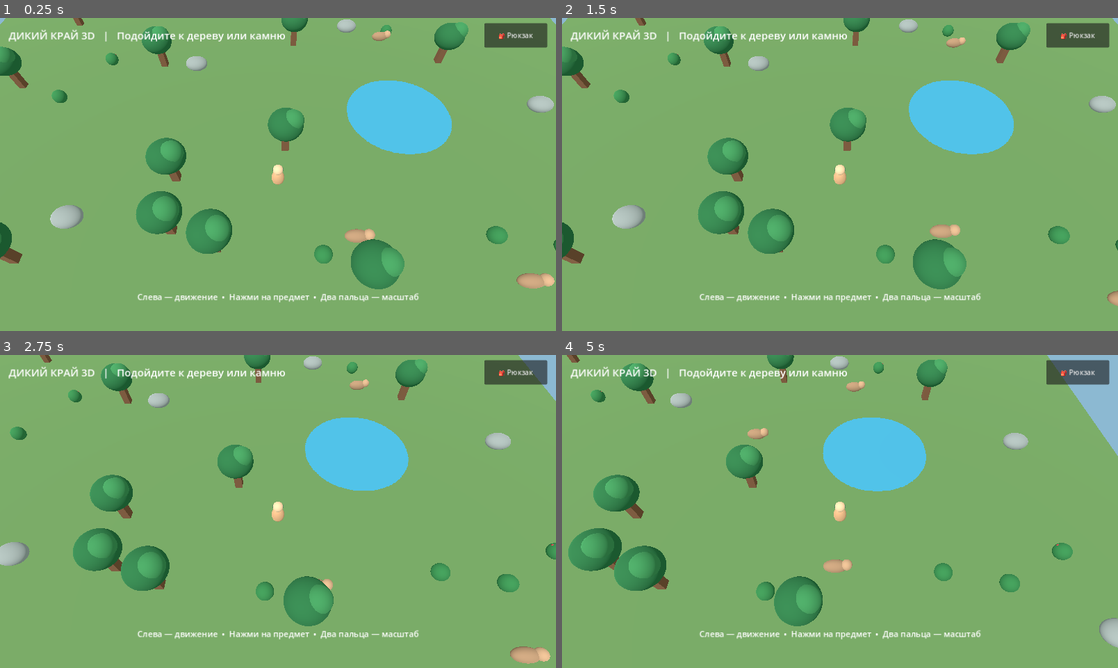
Above: before the commit, frames 1-4 (two rows, left to right).
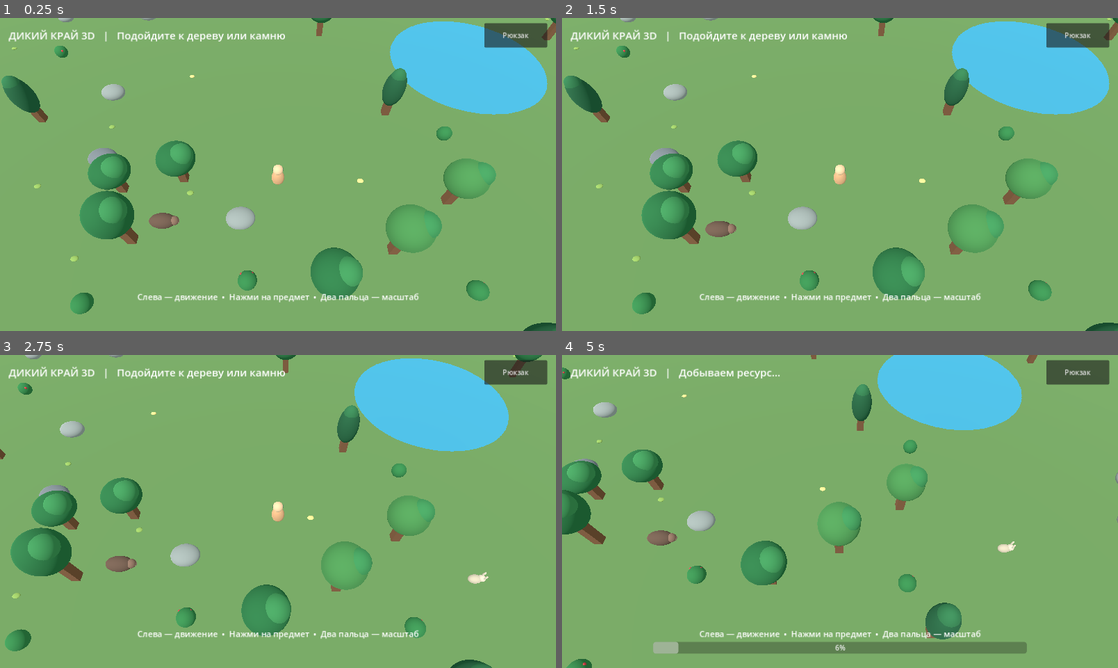
Above: after the commit, the same moments.

Repository: hjz2tz7cgv-ctrl/DikiyKrayGodot
Game: Godot game, scene res://scenes/main.tscn
Two runs of this game, one before a commit and one after it. Both use one fixed random seed, a clock stepped at 60 frames per second and the inputs below.
Inputs (mouse positions are in pixels of both pictures, inside the frame that each line leads up to):
- Up to frame 1 (0.25 s): no input
- Up to frame 2 (1.5 s): click "🎒 Рюкзак" (after the commit: "Рюкзак") at 0.5 s; click "Закрыть" at 1.25 s
- Up to frame 3 (2.75 s): move the mouse to (400, 495) at 2.02 s; hold Right (ui_right) from 2.03 s (still down); click (400, 495) at 2.17 s
- Up to frame 4 (5 s): release Right (ui_right) at 2.75 s; drag from (728, 527) to (812, 574) at 2.77 s; move the mouse to (895, 442) at 3.52 s; hold Right (ui_right) 3.53-4.25 s; drag from (812, 574) to (673, 464) at 4.27 s

The runs differ from the first frame. In frame 1, 25% of the frame differs, in the area x 0-100%, y 0-100%; in frame 2, 24%; in frame 3, 24%; in frame 4, 27%.

Commit message:
Add files via upload

Diff:
--- a/scripts/main.gd
+++ b/scripts/main.gd
@@ -3,9 +3,9 @@
 # Дикий край — самодостаточный Godot 4 3D прототип для Web/iPhone.
 const WALK_SPEED := 5.0
 const PLAYER_RADIUS := 0.48
-const LAKE_CENTER := Vector2(10.0, -7.0)
-const LAKE_RADIUS := 7.0
-const WORLD_LIMIT := 27.0
+const LAKE_CENTER := Vector2(18.0, -14.0)
+const LAKE_RADIUS := 9.0
+const WORLD_LIMIT := 64.0
 
 var player: CharacterBody3D
 var camera: Camera3D
@@ -15,6 +15,7 @@
 var resources: Array[Dictionary] = []
 var drops: Array[Dictionary] = []
 var animals: Array[Dictionary] = []
+var scenery: Array[Node3D] = []
 var inventory := {"wood": 0, "stone": 0, "berry": 0}
 var target_resource := -1
 var mining_progress := 0.0
@@ -47,6 +48,7 @@
     _create_player()
     _create_camera()
     _create_resources()
+    _create_scenery()
     _create_animals()
     _create_ui()
     _update_ui()
@@ -80,7 +82,7 @@
     return mi
 
 func _create_world() -> void:
-    _mesh_box(self, Vector3(60, 0.3, 60), Vector3(0, -0.2, 0), Color("628a51"))
+    _mesh_box(self, Vector3(132, 0.3, 132), Vector3(0, -0.2, 0), Color("628a51"))
     var water := _mesh_sphere(self, LAKE_RADIUS, Vector3(LAKE_CENTER.x, -0.15, LAKE_CENTER.y), Color("3d9dc0"), Vector3(1.0, 0.018, 1.0))
     water.name = "Lake"
     var sun := DirectionalLight3D.new()
@@ -139,14 +141,18 @@
             return false
     return true
 
+func _random_land_pos(edge: float = 59.0) -> Vector2:
+    return Vector2(rng.randf_range(-edge, edge), rng.randf_range(-edge, edge))
+
 func _create_resources() -> void:
-    for i in range(30):
-        var kind := "tree" if i < 19 else "rock"
+    # Больше ресурсов, но без тяжёлых импортированных моделей.
+    for i in range(112):
+        var kind := "tree" if i < 72 else "rock"
         var radius := 0.85 if kind == "tree" else 0.7
         var pos := Vector2.ZERO
         var found := false
-        for attempt in range(80):
-            pos = Vector2(rng.randf_range(-24, 24), rng.randf_range(-24, 24))
+        for attempt in range(90):
+            pos = _random_land_pos()
             if _can_place(pos, radius):
                 found = true
                 break
@@ -156,15 +162,22 @@
         node.position = Vector3(pos.x, 0, pos.y)
         add_child(node)
         if kind == "tree":
-            _mesh_box(node, Vector3(0.55, 2.2, 0.55), Vector3(0, 1.1, 0), Color("765238"))
-            _mesh_sphere(node, 1.25, Vector3(0, 2.55, 0), Color("286e3f"), Vector3(1, 0.85, 1))
-            _mesh_sphere(node, 0.75, Vector3(0.5, 3.05, 0.1), Color("3a8850"))
+            var tall := rng.randf_range(0.85, 1.4)
+            var pine := i % 4 == 0
+            _mesh_box(node, Vector3(0.55, 2.2 * tall, 0.55), Vector3(0, 1.1 * tall, 0), Color("765238"))
+            if pine:
+                _mesh_sphere(node, 1.0, Vector3(0, 2.5 * tall, 0), Color("245e3d"), Vector3(0.8, 1.55 * tall, 0.8))
+                _mesh_sphere(node, 0.73, Vector3(0, 3.35 * tall, 0), Color("307449"), Vector3(0.8, 1.15, 0.8))
+            else:
+                _mesh_sphere(node, 1.25, Vector3(0, 2.55 * tall, 0), Color("286e3f") if i % 3 else Color("47894b"), Vector3(1, 0.85 * tall, 1))
+                _mesh_sphere(node, 0.75, Vector3(0.5, 3.05 * tall, 0.1), Color("3a8850"))
         else:
-            _mesh_sphere(node, 0.88, Vector3(0, 0.55, 0), Color("929c9a"), Vector3(1.1, 0.65, 0.9))
+            var rock_color := Color("929c9a") if i % 3 else Color("777f86")
+            _mesh_sphere(node, rng.randf_range(0.65, 1.05), Vector3(0, 0.55, 0), rock_color, Vector3(1.1, 0.65, 0.9))
         obstacles.append({"pos": pos, "radius": radius, "node": node})
         resources.append({"kind": kind, "pos": pos, "node": node, "duration": 2.4 if kind == "tree" else 3.4, "alive": true})
-    for i in range(13):
-        var pos := Vector2(rng.randf_range(-23, 23), rng.randf_range(-23, 23))
+    for i in range(48):
+        var pos := _random_land_pos()
         if not _can_place(pos, 0.4):
             continue
         var bush := Node3D.new()
@@ -175,17 +188,50 @@
             _mesh_sphere(bush, 0.1, Vector3(rng.randf_range(-0.35, 0.35), 0.65, rng.randf_range(-0.35, 0.35)), Color("c64248"))
         resources.append({"kind": "berry", "pos": pos, "node": bush, "duration": 1.3, "alive": true})
 
+func _create_scenery() -> void:
+    # Небольшие декоративные поляны и цветы, не блокирующие движение.
+    for i in range(95):
+        var pos := _random_land_pos()
+        if _is_lake(pos, 0.5) or pos.length() < 3.0:
+            continue
+        var tuft := Node3D.new()
+        tuft.position = Vector3(pos.x, 0, pos.y)
+        add_child(tuft)
+        var color := Color("8baf58") if i % 4 else Color("e2cf83")
+        _mesh_sphere(tuft, 0.23, Vector3(0, 0.12, 0), color, Vector3(1.0, 0.4, 0.8))
+        scenery.append(tuft)
+
 func _create_animals() -> void:
-    for i in range(5):
-        var pos := Vector2(rng.randf_range(-19, 19), rng.randf_range(-19, 19))
-        if _is_lake(pos, 1.2):
-            pos = Vector2(-10 + i * 2, 10)
+    # Зайцы, олени и кабаны мирно бродят по миру.
+    for i in range(19):
+        var pos := _random_land_pos(53.0)
+        for attempt in range(40):
+            if not _is_lake(pos, 1.5) and not _blocked(pos, 0.8):
+                break
+            pos = _random_land_pos(53.0)
+        if _blocked(pos, 0.8):
+            continue
         var animal := Node3D.new()
         animal.position = Vector3(pos.x, 0, pos.y)
         add_child(animal)
-        _mesh_sphere(animal, 0.58, Vector3(0, 0.65, 0), Color("a88465"), Vector3(1.3, 0.75, 0.7))
-        _mesh_sphere(animal, 0.34, Vector3(0.7, 0.85, 0), Color("c29a77"))
-        animals.append({"node": animal, "pos": pos, "dir": Vector2.RIGHT.rotated(rng.randf_range(0, TAU)), "timer": rng.randf_range(1, 3)})
+        var species := "rabbit" if i % 3 == 0 else "deer" if i % 3 == 1 else "boar"
+        var speed := 1.7 if species == "rabbit" else 1.25 if species == "deer" else 0.9
+        if species == "rabbit":
+            _mesh_sphere(animal, 0.35, Vector3(0, 0.34, 0), Color("c7bba4"), Vector3(1.15, 0.8, 0.8))
+            _mesh_sphere(animal, 0.22, Vector3(0.36, 0.46, 0), Color("d5c9b5"))
+            _mesh_sphere(animal, 0.12, Vector3(0.38, 0.79, -0.13), Color("d5c9b5"), Vector3(0.55, 2.0, 0.5))
+            _mesh_sphere(animal, 0.12, Vector3(0.38, 0.79, 0.13), Color("d5c9b5"), Vector3(0.55, 2.0, 0.5))
+        elif species == "deer":
+            _mesh_sphere(animal, 0.58, Vector3(0, 0.85, 0), Color("ae835f"), Vector3(1.3, 0.75, 0.65))
+            _mesh_sphere(animal, 0.28, Vector3(0.75, 1.05, 0), Color("c49a75"))
+            for z in [-0.34, 0.34]:
+                _mesh_box(animal, Vector3(0.12, 0.75, 0.12), Vector3(-0.35, 0.38, z), Color("76523d"))
+                _mesh_box(animal, Vector3(0.12, 0.75, 0.12), Vector3(0.35, 0.38, z), Color("76523d"))
+        else:
+            _mesh_sphere(animal, 0.62, Vector3(0, 0.6, 0), Color("665044"), Vector3(1.35, 0.8, 0.8))
+            _mesh_sphere(animal, 0.29, Vector3(0.75, 0.64, 0), Color("856859"))
+            _mesh_sphere(animal, 0.16, Vector3(0.98, 0.58, 0), Color("a48477"), Vector3(0.45, 0.8, 1.0))
+        animals.append({"node": animal, "pos": pos, "dir": Vector2.RIGHT.rotated(rng.randf_range(0, TAU)), "timer": rng.randf_range(1.0, 3.0), "speed": speed, "species": species})
 
 func _create_ui() -> void:
     hud = CanvasLayer.new()
@@ -206,7 +252,7 @@
     info_label.size_flags_horizontal = Control.SIZE_EXPAND_FILL
     top.add_child(info_label)
     bag_button = Button.new()
-    bag_button.text = "🎒 Рюкзак"
+    bag_button.text = "Рюкзак"
     bag_button.custom_minimum_size = Vector2(145, 56)
     bag_button.pressed.connect(_toggle_bag)
     top.add_child(bag_button)
@@ -261,7 +307,7 @@
 func _update_ui() -> void:
     info_label.text = "ДИКИЙ КРАЙ 3D   |   " + status_message
     zoom_label.text = "Слева — движение  •  Нажми на предмет  •  Два пальца — масштаб"
-    bag_label.text = "🎒 РЮКЗАК\n\n🪵 Дерево: %d\n🪨 Камень: %d\n🫐 Ягоды: %d" % [inventory["wood"], inventory["stone"], inventory["berry"]]
+    bag_label.text = "РЮКЗАК\n\nДерево: %d\nКамень: %d\nЯгоды: %d" % [inventory["wood"], inventory["stone"], inventory["berry"]]
 
 func _nearest_resource() -> int:
     var closest := -1
@@ -433,7 +479,7 @@
         if animal["timer"] <= 0:
             animal["timer"] = rng.randf_range(1.0, 3.0)
             animal["dir"] = Vector2.RIGHT.rotated(rng.randf_range(0, TAU))
-        var new_pos: Vector2 = animal["pos"] + animal["dir"] * delta * 1.2
+        var new_pos: Vector2 = animal["pos"] + animal["dir"] * delta * animal["speed"]
         if _blocked(new_pos, 0.5):
             animal["dir"] = -animal["dir"].rotated(rng.randf_range(-0.8, 0.8))
         else:
